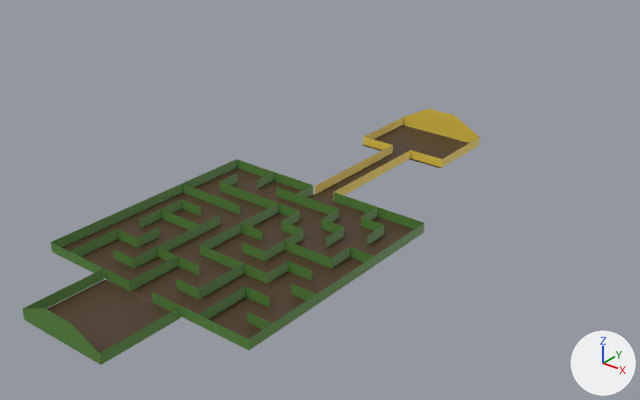
What one commit did to the glTF model models/mazeMed.gltf.
Before and after are seen from a camera (50 mm lens) standing at (12.3, -17.9, 9.5) and looking at (-1.3, -0.9, -1.0). The axes (+X, +Y, +Z) are drawn at lower right. The lights are the same throughout. Vertices at the same position are counted once.

The first picture shows 'Ground Win', 'Ground.001', 'Walls', 'Winning Walls'.
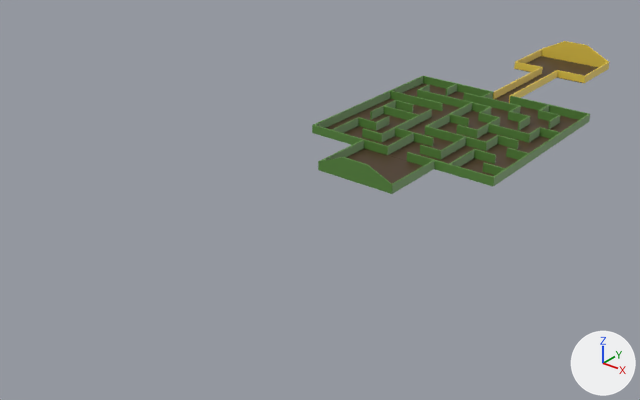
The change, as a list of edits to the scene's bpy script:
```text
Change me_plane_002:
    used by ob_walls; location = (0.0, -3.35, 0.0); scale = (-4.9, -4.9, -4.9)
    remove me_plane_002.from_pydata(...)  # 212 vertices, 206 faces; spans x -0.6..0.6, y -0.2..1.4, z -0.12..0.0
    add me_plane_002.from_pydata(...)  # 458 vertices, 904 faces; spans x -0.6..0.61, y -0.21..1.4, z -0.12..0.0
    me_plane_002 part 1: 28 vertices removed from x -0.6..0.6, y -0.2..1.0, z -0.05..0.0; 274 vertices added at x -0.6..0.61, y -0.21..1.39, z -0.12..0.0
Change ob_ground_001:
    ob_ground_001.location: (0.0, -3.35, 0.0) -> (0.0, 5.75, 0.0)
Change ob_walls:
    ob_walls.location: (0.0, -3.35, 0.0) -> (0.0, 5.75, 0.0)
Change ob_ground_win:
    ob_ground_win.location: (0.0, -3.35, 0.0) -> (0.0, 5.75, 0.0)
Change ob_winning_walls:
    ob_winning_walls.location: (0.0, -7.25, 0.0) -> (0.0, 1.86, 0.0)
```

What differs and where, as boxes [x1, y1, x2, y2] in the pictures (640 x 400 px):
'Walls', reshaped, moved (31% narrower, 43% shorter): before [22, 159, 424, 365]; after [312, 76, 590, 194]
'Ground.001', moved: before [35, 168, 414, 361]; after [326, 83, 578, 184]
'Winning Walls', moved: before [315, 109, 480, 201]; after [493, 41, 609, 103]
'Ground Win', moved: before [315, 125, 469, 201]; after [494, 56, 598, 103]
part 1 of me_plane_002, built on: before [51, 178, 424, 299]; after [312, 76, 590, 185]
